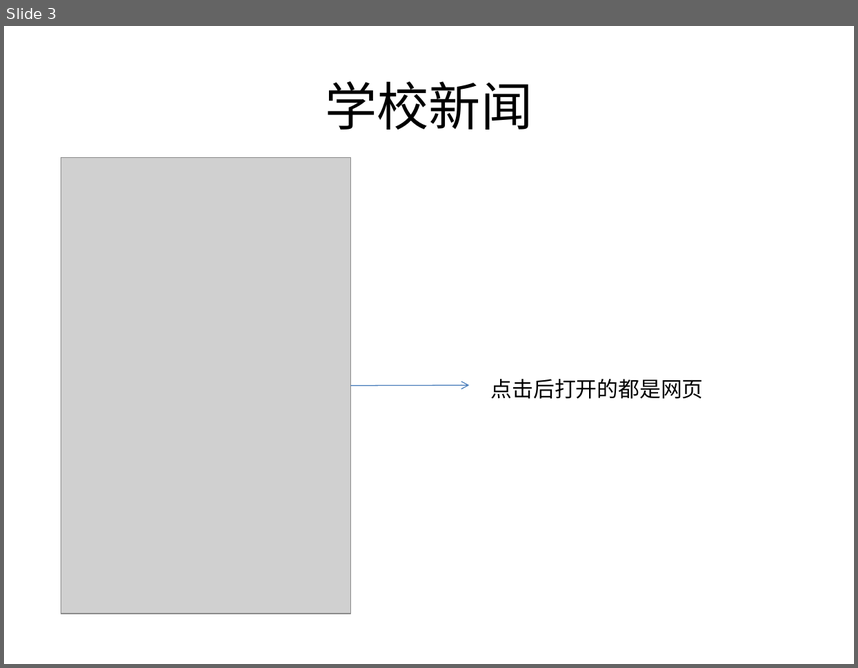
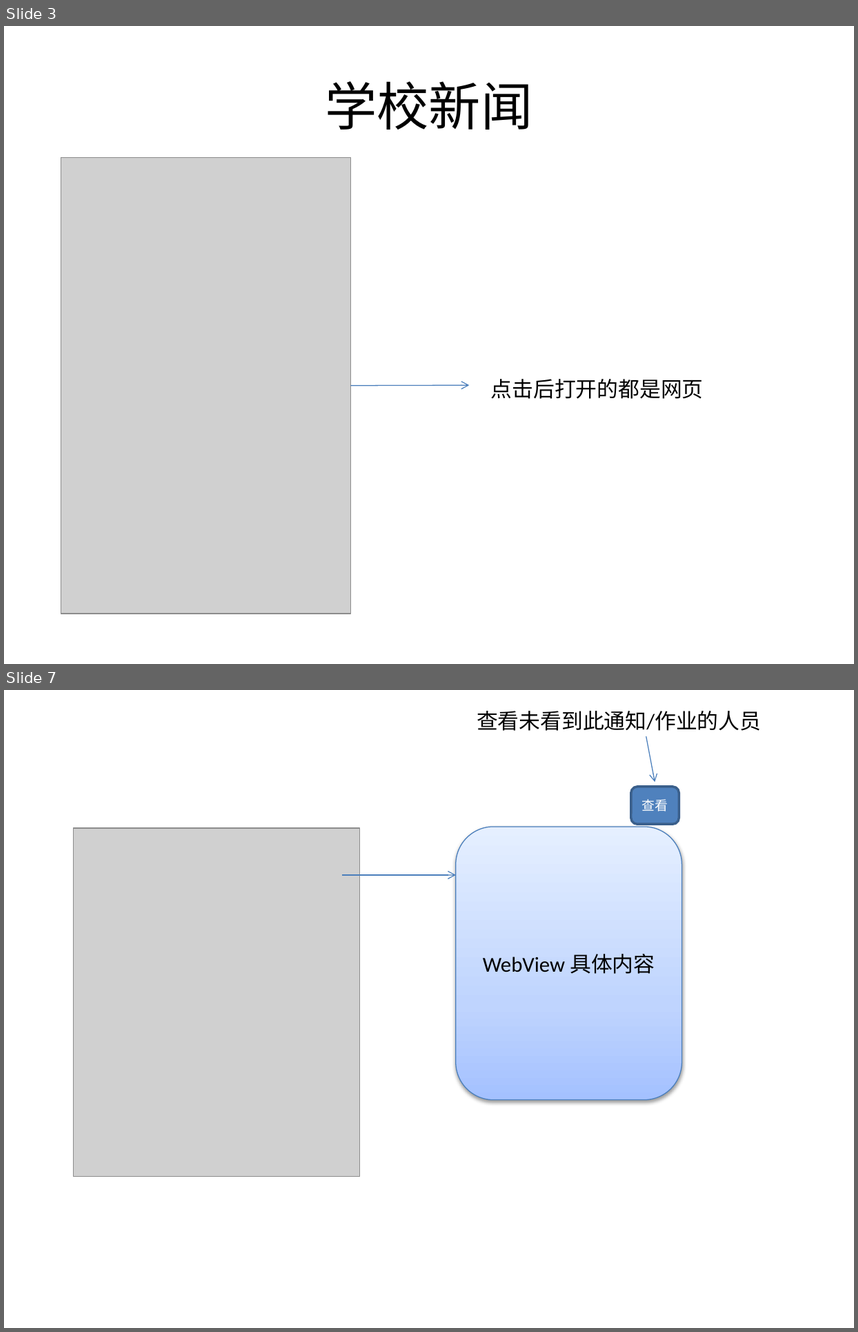
Before and after one commit to cbf107/DataCampus, a slide deck: 数据校园App/数据校园App.pptx. Shown one above the other, each under a label of ours: slide 3 before the commit, slides 3 and 7 after it; the slides between them are not shown. The pictures are 858x668 and 858x1332 pixels, drawn with LibreOffice and Linux fonts; fonts in the diff are those of the drawing; grey boxes stand for pictures. Boxes give left, top, right and bottom in pixels: in the first picture for what was removed or moved away, otherwise in the second. Text is boxed around its words. In the diff, an @@ line names an element or a change of style, - is before the commit and + after.

```diff
--- a/数据校园App/数据校园App.pptx
+++ b/数据校园App/数据校园App.pptx
@@ slide 7 added at box(4, 690, 854, 1328), background #FFFFFF @@
@@ text added at box(477, 711, 761, 731), 18 pt, text #000000 @@
+查看未看到此通知/作业的人员
@@ arrow added from (646, 737) to (655, 782), #4B7EBC 0.75 pt @@
@@ rounded rectangle added at box(631, 787, 679, 825), fill #4F81BD, outline #3A5F8C 2 pt, 11 pt, text #FFFFFF @@
+查看
@@ picture added at box(74, 828, 360, 1175) @@
@@ rounded rectangle added at box(455, 827, 682, 1100), fill gradient #A4C4FF to #BFD4FF to #E6EEFF, outline #4B7EBC 0.75 pt, 18 pt, text #000000 @@
+WebView 具体内容
@@ arrow added from (342, 876) to (455, 876), #4B7EBC 0.75 pt @@
```
Also in this commit, not shown: 3 slides changed.
